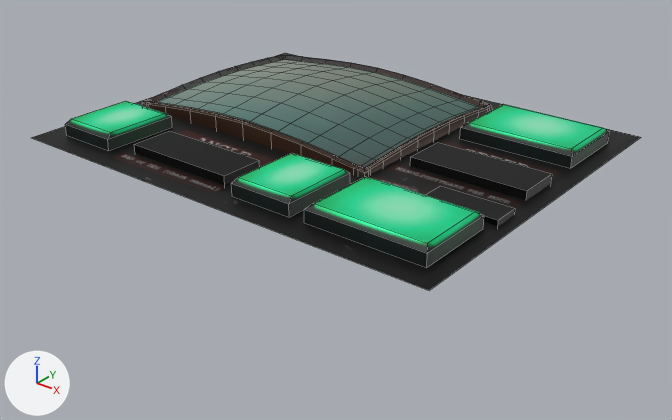
What one commit did to the FBX model Assets/Models/NavTerminal.fbx.
Both versions are drawn from a 50 mm camera at (1.476, -1.872, 0.919) aimed at (0.037, -0.074, -0.196). Every picture has the same lights, and +X, +Y and +Z are marked at lower left. Mesh edges are drawn as thin lines. Where no turn or scale is listed for an object, it has been applied to the vertices.
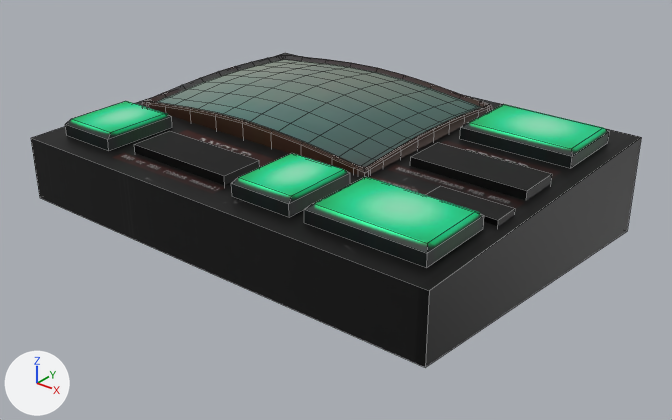
Edits to the scene script, one JSON object a line:
```json
{"block": "me_plane_004", "where": "# used by ob_plane_002; location = (0.0, -0.282, 0.0)"}
{"block": "me_plane_004", "where": "# verts and faces of me_plane_004; kept vertices keep their numbers, new ones are numbered from 389"}
{"block": "me_plane_004", "where": "# before: 16 (-0.629, -0.273, 0.0) at pixel (30, 137), 17 (0.651, -0.273, 0.0) at pixel (429, 290), 18 (-0.629, 0.759, 0.0) at pixel (285, 52), 19 (0.651, 0.759, 0.0) at pixel (641, 137)"}
{"op": "remove", "block": "me_plane_004", "code": "me_plane_004.from_pydata(...)  # 389 vertices, 347 faces; spans x -0.629..0.651, y -0.273..0.759, z -0.025..0.069"}
{"op": "add", "block": "me_plane_004", "code": "me_plane_004.from_pydata(...)  # 393 vertices, 352 faces; spans x -0.629..0.651, y -0.273..0.759, z -0.285..0.069"}
{"block": "me_plane_004", "change": "me_plane_004 part 1"}
{"op": "add", "block": "me_plane_004", "code": "verts[389] = (-0.629, 0.759, -0.285)"}
{"op": "add", "block": "me_plane_004", "code": "verts[390] = (-0.629, -0.273, -0.179)  # pixel (39, 197)"}
{"op": "add", "block": "me_plane_004", "code": "verts[391] = (0.651, -0.273, -0.179)  # pixel (425, 367)"}
{"op": "add", "block": "me_plane_004", "code": "verts[392] = (0.651, 0.759, -0.285)  # pixel (627, 231)"}
{"op": "add", "block": "me_plane_004", "code": "faces += [(389, 392, 391, 390), (16, 390, 391, 17), (17, 391, 392, 19), (16, 18, 389, 390), (18, 19, 392, 389)]  # mat_material_001 (picture img_navterminal_png)"}
```

Location of each change, [x1, y1, x2, y2] in pixels of the pictures (672 x 420 px):
```json
{"object": "Plane.002", "change": "reshaped", "before": [32, 53, 641, 290], "after": [31, 53, 641, 367], "on screen": "32% taller"}
{"part": 1, "of": "me_plane_004", "change": "added", "after": [31, 138, 641, 367], "on screen": "black"}
```
